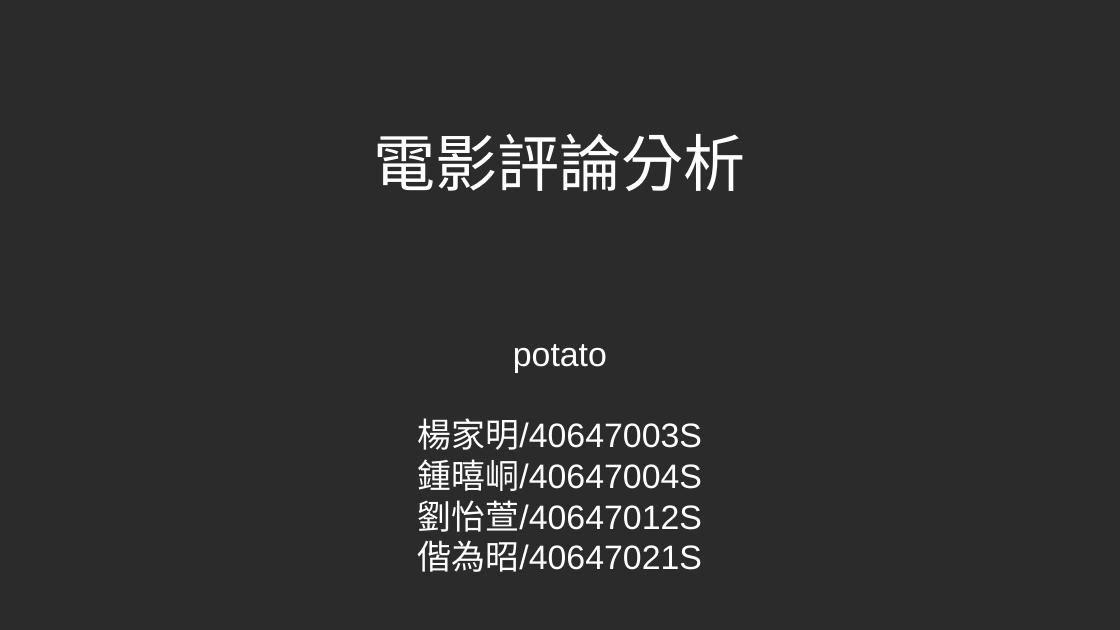
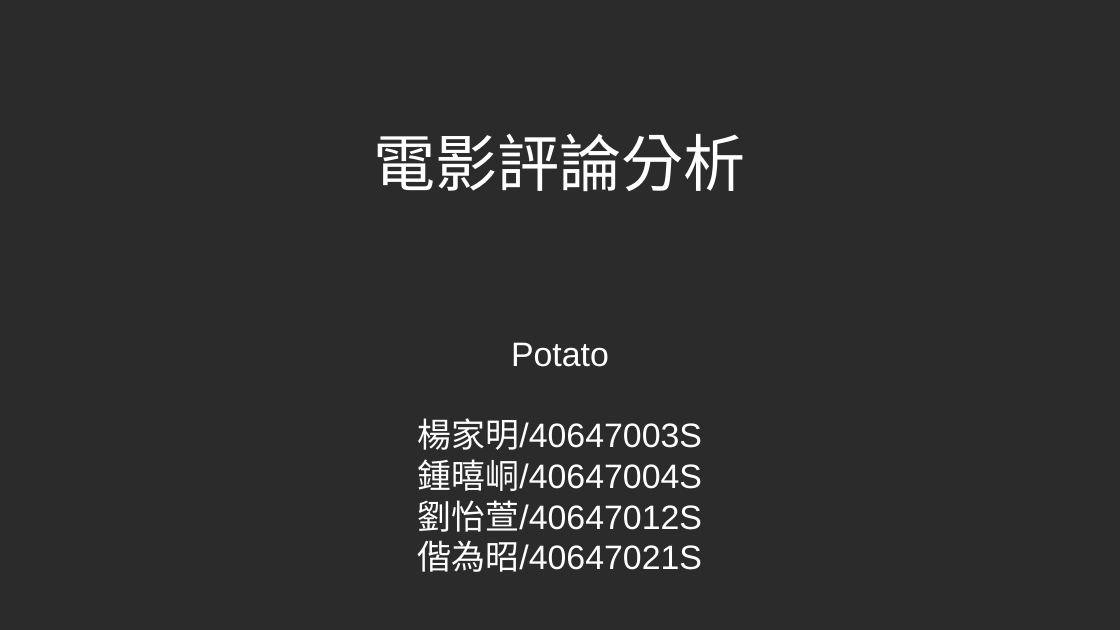
Before and after one commit to PeterWolf-tw/NTNU_TextProcessing_2020, a slide deck: slide 1 of week14/Week14_potato.odp. Drawn at 1120x630 pixels with LibreOffice and Linux fonts; fonts in the diff are those of the drawing; background and template pictures are left out; a plain dark background stands for a picture behind light text. Boxes give left, top, right and bottom in pixels: in the first picture for what was removed or moved away, otherwise in the second. Text is boxed around its words. In the diff, an @@ line names an element or a change of style, - is before the commit and + after.

```diff
--- a/week14/Week14_potato.odp
+++ b/week14/Week14_potato.odp
@@ text at (x1=511, y1=342, x2=609, y2=367): text changed @@
-potato
+Potato
```
Also in this commit, not shown: 1 slide added.
